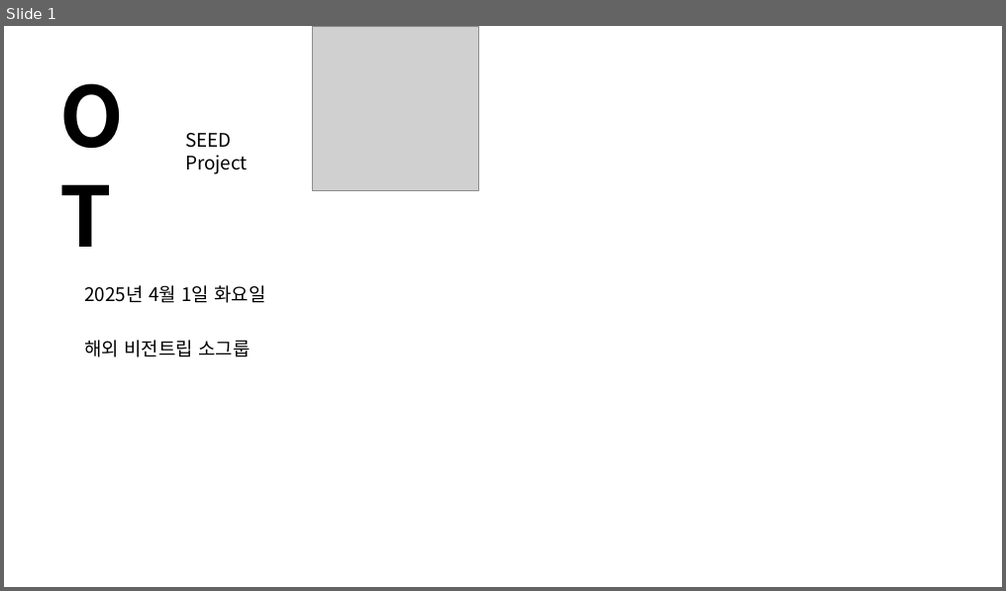
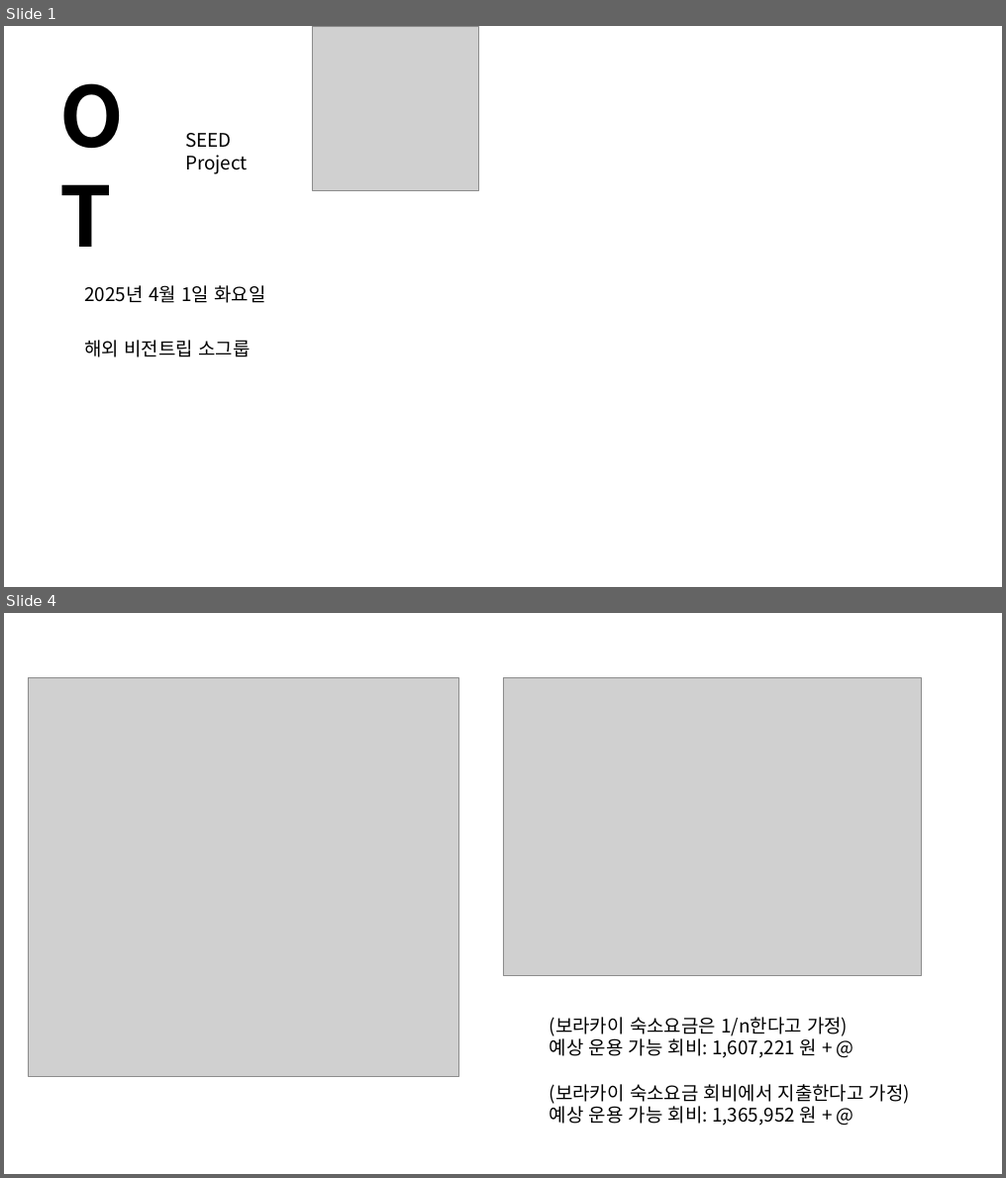
Before and after one commit to 51SB-ANTIMONY/2025-1_UNISTIVF-SEED, a slide deck: PPT/week5_필리핀 친구들 맞이할 준비하기_20250401.pptx. Shown one above the other, each under a label of ours: slide 1 before the commit, slides 1 and 4 after it; the slides between them are not shown. The pictures are 1006x591 and 1006x1178 pixels, drawn with LibreOffice and Linux fonts; fonts in the diff are those of the drawing; grey boxes stand for pictures. Boxes give left, top, right and bottom in pixels: in the first picture for what was removed or moved away, otherwise in the second. Text is boxed around its words. In the diff, an @@ line names an element or a change of style, - is before the commit and + after.

```diff
--- a/PPT/week5_필리핀 친구들 맞이할 준비하기_20250401.pptx
+++ b/PPT/week5_필리핀 친구들 맞이할 준비하기_20250401.pptx
@@ slide 4 added at [4,613,1002,1174], background #FFFFFF @@
@@ picture added at [28,678,459,1076] @@
@@ picture added at [503,678,922,976] @@
@@ text added at [549,1017,910,1126], 18 pt, text #000000 @@
+(보라카이 숙소요금은 1/n한다고 가정)
+예상 운용 가능 회비: 1,607,221 원 + @
+(보라카이 숙소요금 회비에서 지출한다고 가정)
+예상 운용 가능 회비: 1,365,952 원 + @
```
Also in this commit, not shown: 3 other slides added, 1 slide removed.
